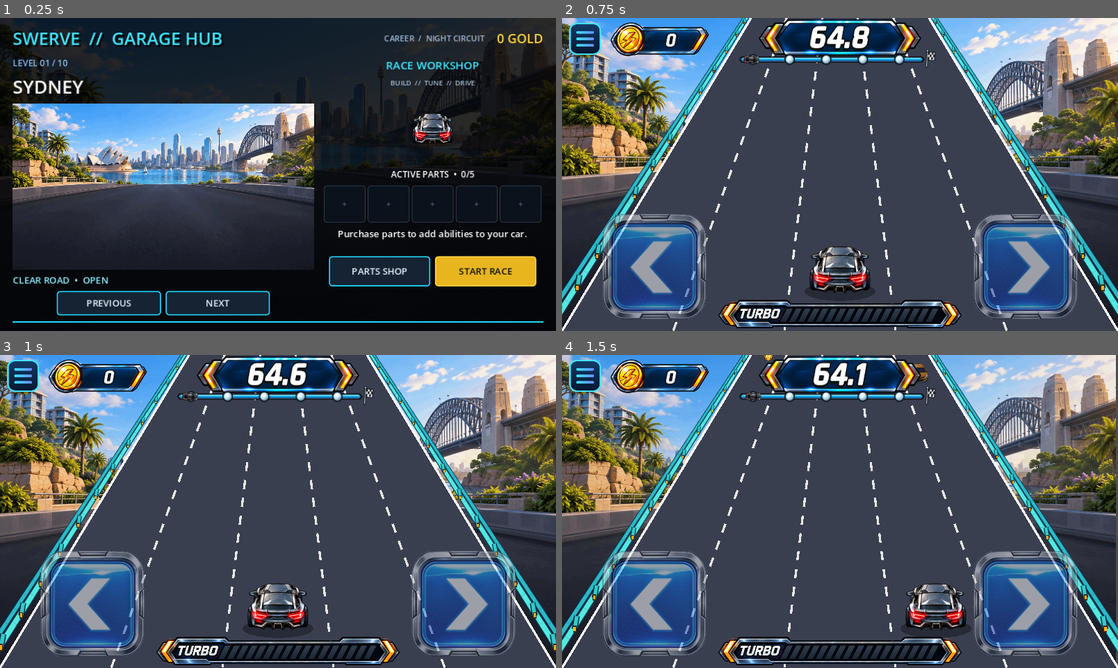
Above: before the commit, frames 1-4 (two rows, left to right).
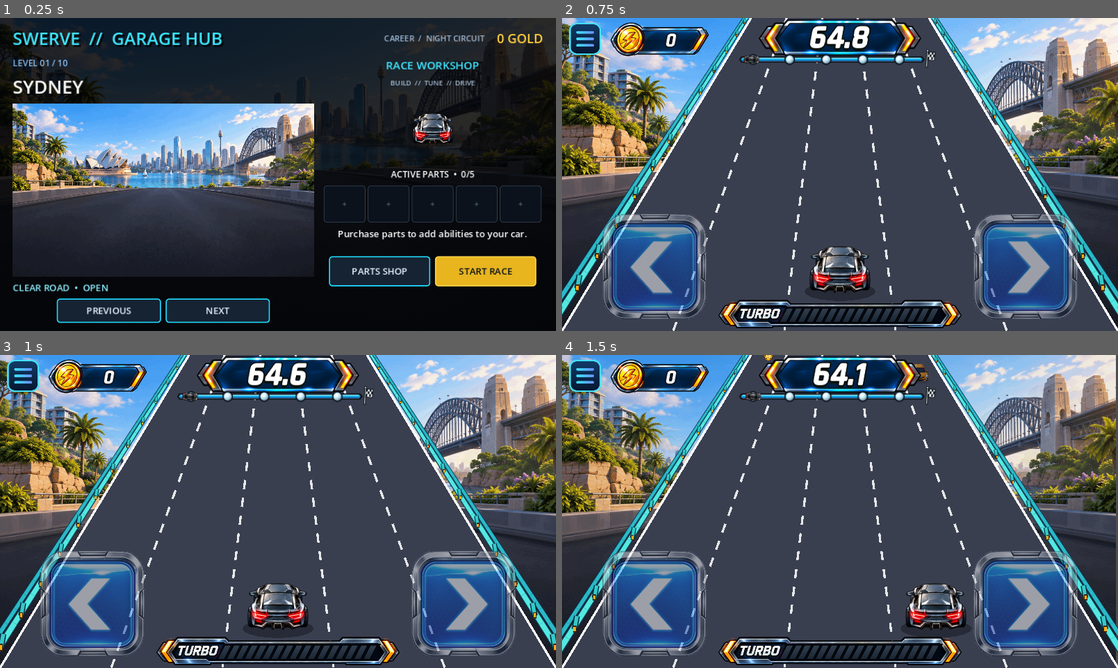
Above: after the commit, the same moments.

Repository: kjs8806/swerve
Game: Godot game, scene res://scenes/Main.tscn
The game is run twice, just before and just after one commit, with the same random seed, the same clock (stepped at 60 frames per second) and the same inputs. Sound files missing from this copy of the repository are replaced by a short silence.
Inputs:
- Up to frame 1 (0.25 s): no input
- Up to frame 2 (0.75 s): click "START RACE" at 0.5 s
- Up to frame 3 (1 s): no input
- Up to frame 4 (1.5 s): tap Enter at 1.25, 1.35 s; hold Right from 1.28 s (still down)

The runs differ from the first frame. In frame 1, 13% of the frame differs, in the area x 2-98%, y 27-98%; in frame 2, nothing differs; in frame 3, nothing differs; in frame 4, nothing differs.

Commit message:
Add NightVision Visor and standardize shop cards

Diff:
--- a/godot/scenes/LevelSelect.tscn
+++ b/godot/scenes/LevelSelect.tscn
@@ -74,11 +74,6 @@
 size_flags_vertical = 3
 theme_override_constants/separation = 14
 
-[node name="AccentRail" type="ColorRect" parent="Shade/Margin/Layout"]
-custom_minimum_size = Vector2(0, 3)
-layout_mode = 2
-color = Color(0.125, 0.851, 1, 1)
-
 [node name="CityPanel" type="VBoxContainer" parent="Shade/Margin/Layout/Main"]
 custom_minimum_size = Vector2(520, 0)
 layout_mode = 2
@@ -262,8 +257,9 @@
 text = "0 GOLD"
 
 [node name="Offers" type="HBoxContainer" parent="ShopOverlay/Shade/Panel/Layout"]
-layout_mode = 2
-size_flags_vertical = 3
+custom_minimum_size = Vector2(0, 270)
+layout_mode = 2
+size_flags_vertical = 4
 theme_override_constants/separation = 18
 alignment = 1
 
--- a/godot/scripts/LevelSelect.gd
+++ b/godot/scripts/LevelSelect.gd
@@ -132,9 +132,9 @@
 	for part_id in shop_offers:
 		var part := PartCatalog.get_part(part_id)
 		var card := PanelContainer.new()
-		card.custom_minimum_size = Vector2(215, 250)
+		card.custom_minimum_size = Vector2(215, 270)
 		card.size_flags_horizontal = Control.SIZE_SHRINK_CENTER
-		card.size_flags_vertical = Control.SIZE_SHRINK_CENTER
+		card.size_flags_vertical = Control.SIZE_FILL
 		card.add_theme_stylebox_override("panel", _panel_style(Color("111d2d"), RARITY_COLORS[part["rarity"]], 2, 10))
 		var card_layout := VBoxContainer.new()
 		card_layout.add_theme_constant_override("separation", 6)
@@ -145,17 +145,21 @@
 		rarity.add_theme_color_override("font_color", RARITY_COLORS[part["rarity"]])
 		card_layout.add_child(rarity)
 		var icon := TextureRect.new()
-		icon.custom_minimum_size = Vector2(180, 126)
+		icon.custom_minimum_size = Vector2(180, 86)
 		icon.texture = PartCatalog.icon(part)
 		icon.expand_mode = TextureRect.EXPAND_IGNORE_SIZE
 		icon.stretch_mode = TextureRect.STRETCH_KEEP_ASPECT_CENTERED
 		card_layout.add_child(icon)
 		var title := Label.new()
+		title.custom_minimum_size = Vector2(0, 38)
 		title.text = part["name"].to_upper()
+		title.autowrap_mode = TextServer.AUTOWRAP_WORD_SMART
 		title.horizontal_alignment = HORIZONTAL_ALIGNMENT_CENTER
-		title.add_theme_font_size_override("font_size", 20)
+		title.vertical_alignment = VERTICAL_ALIGNMENT_CENTER
+		title.add_theme_font_size_override("font_size", 17)
 		card_layout.add_child(title)
 		var description := Label.new()
+		description.custom_minimum_size = Vector2(0, 42)
 		description.text = part["description"]
 		description.autowrap_mode = TextServer.AUTOWRAP_WORD_SMART
 		description.horizontal_alignment = HORIZONTAL_ALIGNMENT_CENTER
@@ -163,7 +167,7 @@
 		description.add_theme_color_override("font_color", Color("b8c7d9"))
 		card_layout.add_child(description)
 		var buy := Button.new()
-		buy.custom_minimum_size = Vector2(175, 44)
+		buy.custom_minimum_size = Vector2(175, 38)
 		buy.size_flags_horizontal = Control.SIZE_SHRINK_CENTER
 		buy.size_flags_vertical = Control.SIZE_SHRINK_CENTER
 		buy.text = "BUY  •  %d GOLD" % part["price"]
--- a/godot/scripts/PartCatalog.gd
+++ b/godot/scripts/PartCatalog.gd
@@ -22,6 +22,7 @@
 	{"id":"quickshift_transmission", "name":"Quickshift Transmission", "price":105, "rarity":"TUNED", "ability":"quickshift", "description":"Every 5 clean lane changes grants a short speed boost.", "icon_path":"res://assets/hud/parts/quickshift-transmission.png"},
 	{"id":"golden_alternator", "name":"Golden Alternator", "price":95, "rarity":"TUNED", "ability":"golden_alternator", "description":"Every 10th collected coin awards 1 bonus gold.", "icon_path":"res://assets/hud/parts/golden-alternator.png"},
 	{"id":"savings_coil", "name":"Savings Coil", "price":75, "rarity":"STANDARD", "ability":"savings_coil", "description":"Reduces every shop refresh cost by 1 gold.", "icon_path":"res://assets/hud/parts/savings-coil.png"},
+	{"id":"nightvision_visor", "name":"NightVision Visor", "price":110, "rarity":"TUNED", "ability":"nightvision", "description":"Cuts fog and rain obstruction in half.", "icon_path":"res://assets/hud/parts/nightvision-visor.png"},
 ]
 
 
--- a/godot/scripts/Race.gd
+++ b/godot/scripts/Race.gd
@@ -996,6 +996,8 @@
 		if active_level.advances_progression:
 			highest_unlocked_level = maxi(highest_unlocked_level, mini(active_level_index + 1, LevelCatalog.MAIN_LEVEL_COUNT - 1))
 			lobby_level_index = mini(active_level_index + 1, LevelCatalog.MAIN_LEVEL_COUNT - 1)
+		shop_refresh_count = 0
+		_roll_shop()
 		_save_progress()
 		win_flash = 0.5
 		_deactivate_turbo()
@@ -1141,6 +1143,9 @@
 	var wiped := _has_part("stormcut_wipers")
 	var drop_count := 34 if wiped else (92 if heavy else 68)
 	var intensity := 0.34 if wiped else (1.0 if heavy else 0.78)
+	if _has_part("nightvision_visor"):
+		drop_count = int(drop_count * 0.65)
+		intensity *= 0.5
 	var wind := size.x * 0.075
 	var rain_color := Color(0.78, 0.88, 0.96)
 
@@ -1187,6 +1192,8 @@
 
 func _draw_fog() -> void:
 	var density: float = active_level.fog_density
+	if _has_part("nightvision_visor"):
+		density *= 0.5
 	if density <= 0.0:
 		return
 	var h := get_h()
--- a/godot/tools/validate_parts_shop.gd
+++ b/godot/tools/validate_parts_shop.gd
@@ -4,7 +4,7 @@
 
 
 func _initialize() -> void:
-	_expect(PartCatalog.PARTS.size() == 14, "Expected fourteen parts")
+	_expect(PartCatalog.PARTS.size() == 15, "Expected fifteen parts")
 	var ids: Array[String] = []
 	for part in PartCatalog.PARTS:
 		_expect(not ids.has(part["id"]), "Duplicate part ID: %s" % part["id"])
@@ -21,7 +21,7 @@
 	for part_id in next_offers:
 		_expect(part_id not in offers, "Refresh repeated an already shown item")
 	var almost_all := ids.duplicate()
-	almost_all.resize(13)
+	almost_all.resize(14)
 	_expect(PartCatalog.roll_offers(almost_all, 99).size() == 1, "Owned parts were not excluded")
 	_expect(float(PartCatalog.get_part("turbo_dynamo")["description"].find("35%")) >= 0, "Turbo Dynamo must extend duration by 35%")
 	await _validate_transactions()
@@ -49,11 +49,15 @@
 	await process_frame
 	_expect(race.total_gold == 0, "Fresh save must start with zero gold")
 	_expect(race.owned_part_ids.is_empty(), "Fresh save must start without parts")
+	var offers_before_win: Array[String] = race.shop_offer_ids.duplicate()
+	race.shop_refresh_count = 2
 	race.active_level_index = 0
 	race.active_level = LevelCatalog.get_level(0)
 	race.distance = race.active_level.finish_distance
 	race._update_game(0.0)
 	_expect(race.lobby_level_index == 1, "Winning level 1 did not make level 2 the lobby default")
+	_expect(race.shop_offer_ids != offers_before_win, "Winning a level did not refresh the shop")
+	_expect(race.shop_refresh_count == 0, "Free victory refresh did not reset refresh pricing")
 
 	var test_part: Dictionary = PartCatalog.PARTS[0]
 	var test_id := str(test_part["id"])
Binary file added: godot/assets/hud/parts/nightvision-visor.png
